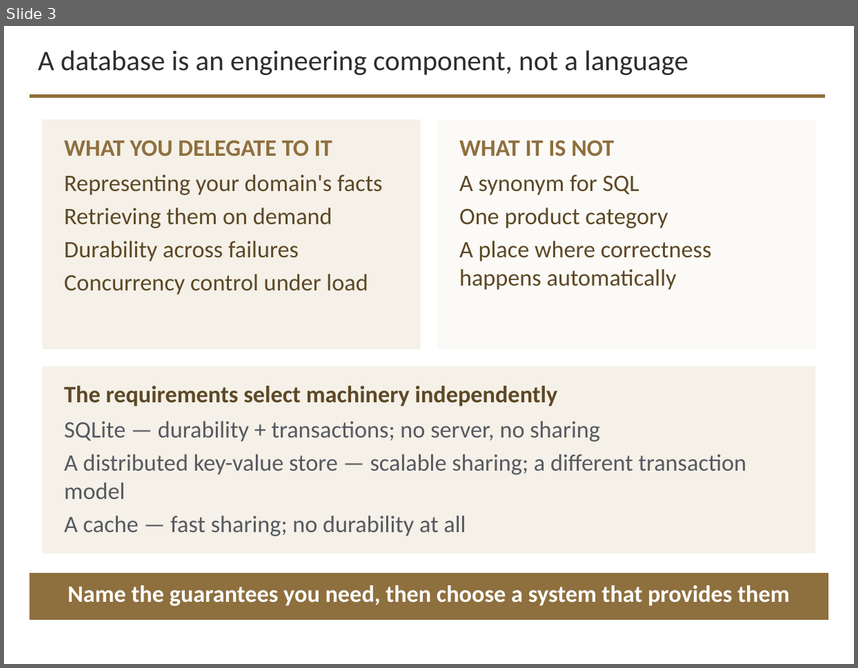
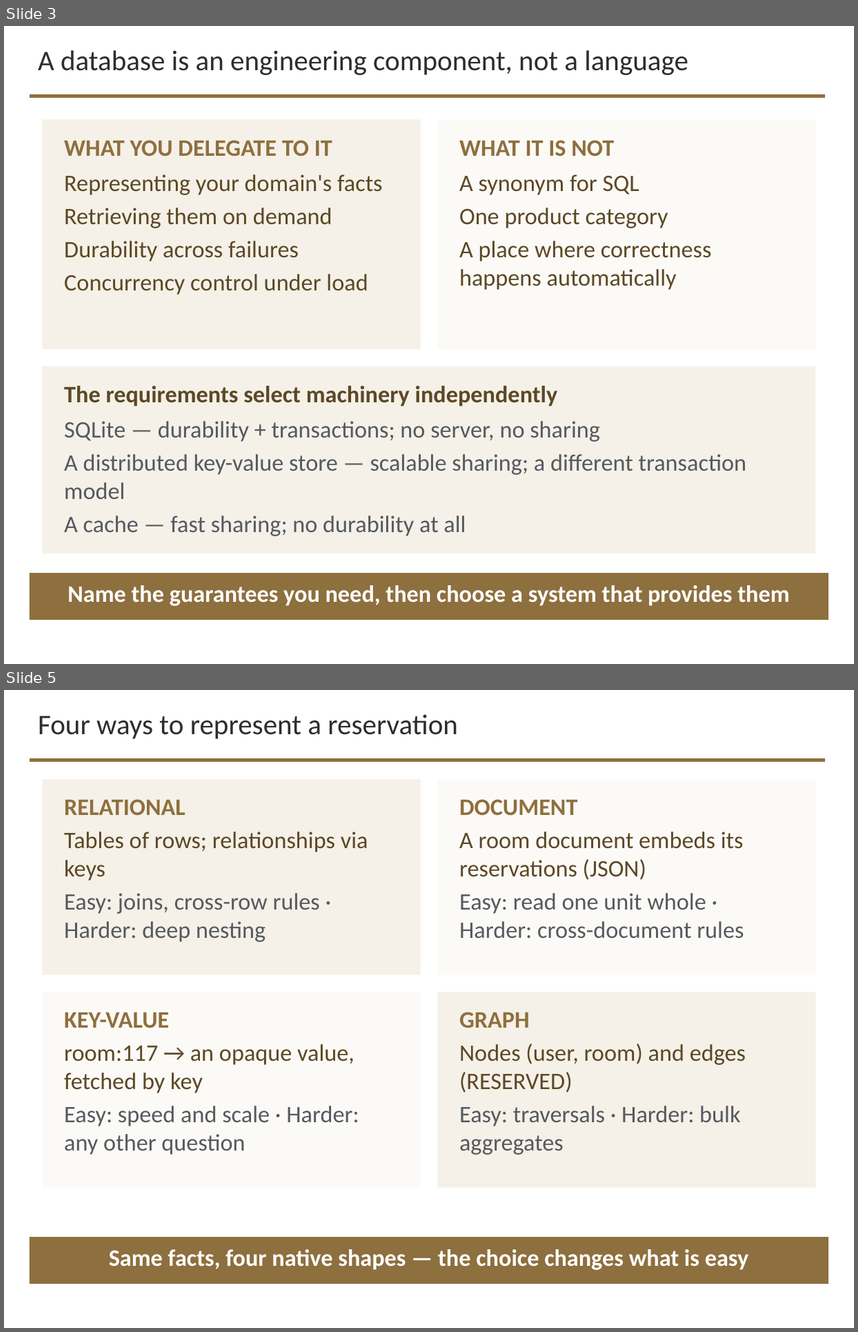
Before and after one commit to davisjam/model-based-agentic-software-engineering, a slide deck: course/lectures/act-3-software-in-the-world/02-compute-environments-and-data-management/3-2-Data-Management.pptx. Shown one above the other, each under a label of ours: slide 3 before the commit, slides 3 and 5 after it; the slides between them are not shown. The pictures are 858x668 and 858x1332 pixels, drawn with LibreOffice and Linux fonts; fonts in the diff are those of the drawing; background and template pictures are left out. Boxes give left, top, right and bottom in pixels: in the first picture for what was removed or moved away, otherwise in the second. Text is boxed around its words. In the diff, an @@ line names an element or a change of style, - is before the commit and + after.

```diff
--- a/course/lectures/act-3-software-in-the-world/02-compute-environments-and-data-management/3-2-Data-Management.pptx
+++ b/course/lectures/act-3-software-in-the-world/02-compute-environments-and-data-management/3-2-Data-Management.pptx
@@ slide 5 added at box(4, 690, 854, 1328), background #FFFFFF; not listed: 1 template element that a slide beside it also shows @@
@@ text added at box(38, 714, 458, 739), 24 pt, text #2D2D2D @@
+Four ways to represent a reservation
@@ rectangle added at box(42, 779, 421, 975), fill #F5F1E8 @@
@@ rectangle added at box(437, 779, 816, 975), fill #FCFAF6 @@
@@ text added at box(64, 799, 368, 942), 20 pt, text #555960 @@
+RELATIONAL
+Tables of rows; relationships via keys
+Easy: joins, cross-row rules · Harder: deep nesting
@@ text added at box(459, 799, 744, 938), 20 pt, text #555960 @@
+DOCUMENT
+A room document embeds its reservations (JSON)
+Easy: read one unit whole · Harder: cross-document rules
@@ rectangle added at box(42, 992, 421, 1187), fill #FCFAF6 @@
@@ rectangle added at box(437, 992, 816, 1187), fill #F5F1E8 @@
@@ text added at box(64, 1012, 359, 1154), 20 pt, text #555960 @@
+KEY-VALUE
+room:117 → an opaque value, fetched by key
+Easy: speed and scale · Harder: any other question
@@ text added at box(459, 1012, 746, 1154), 20 pt, text #555960 @@
+GRAPH
+Nodes (user, room) and edges (RESERVED)
+Easy: traversals · Harder: bulk aggregates
@@ rectangle added at box(30, 1236, 829, 1283), fill #8E6F3E @@
@@ text added at box(109, 1249, 749, 1270), 20 pt, text #FFFFFF, bold @@
+Same facts, four native shapes — the choice changes what is easy
```
Also in this commit, not shown: 4 other slides added.
